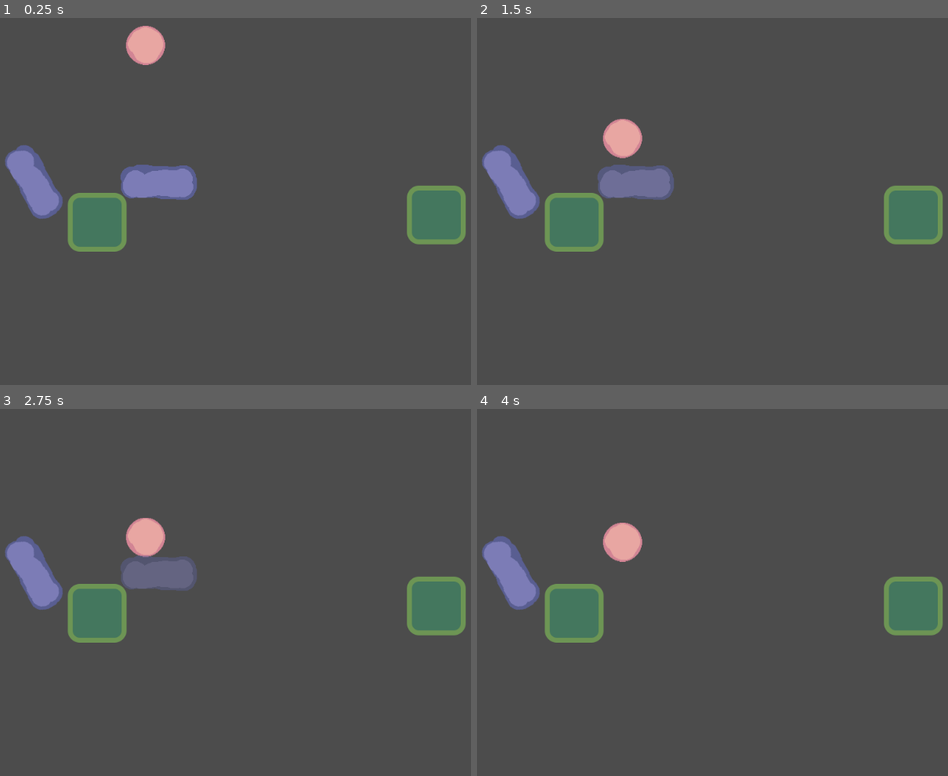
Above: before the commit, frames 1-4 (two rows, left to right).
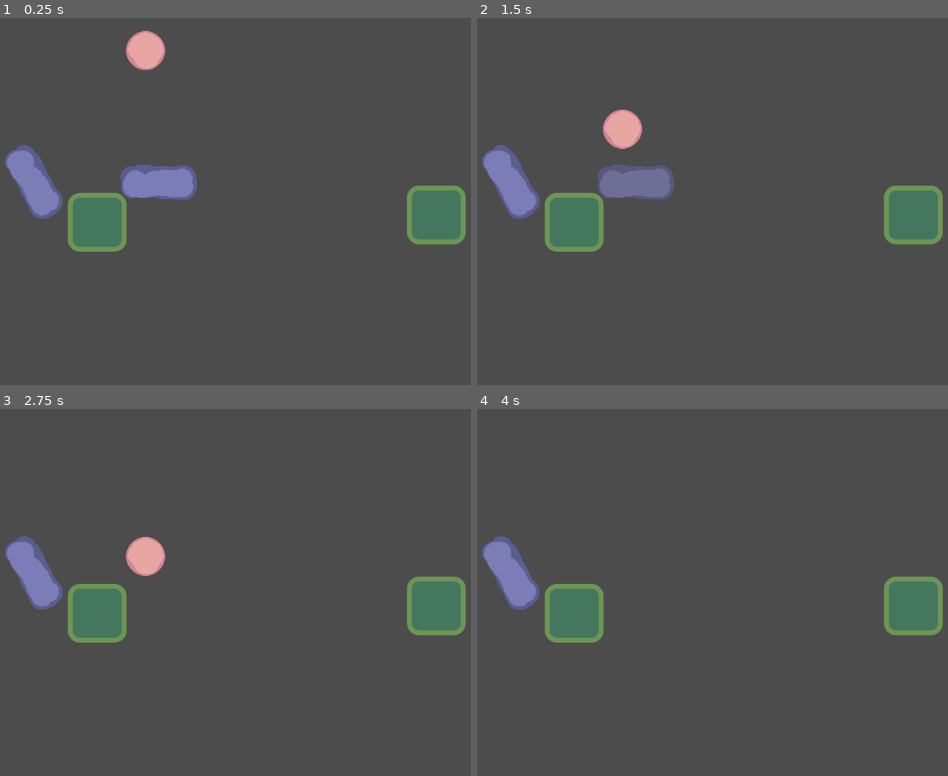
Above: after the commit, the same moments.

Repository: 0xOnyx/UpsiJam2.0
Game: Godot game, scene res://level/level.tscn
Same seed, same stepped clock (60 frames per second), same inputs: the game is played once before the commit and once after it.
Inputs:
- Up to frame 1 (0.25 s): no input
- Up to frame 2 (1.5 s): no input
- Up to frame 3 (2.75 s): no input
- Up to frame 4 (4 s): no input

The runs differ from the first frame. In frame 1, 0.4% of the frame differs, in the area x 26-36%, y 2-15%; in frame 2, 0.5%; in frame 3, 1.9%, in the area x 25-42%, y 29-50%; in frame 4, 0.7%.

Commit message:
ball despawning

Diff:
--- a/ball/ball.gd
+++ b/ball/ball.gd
@@ -20,6 +20,6 @@
 #func _process(delta):
 #	pass
 
-func _on_screen_exit():
-	#print("despawning ball")
+func _on_VisibilityNotifier2D_screen_exited() -> void:
+	print("despawning ball")
 	queue_free()
--- a/ball/ball.tscn
+++ b/ball/ball.tscn
@@ -7,7 +7,7 @@
 radius = 31.0161
 
 [node name="Ball" type="RigidBody2D"]
-gravity_scale = 2.0
+gravity_scale = 5.0
 script = ExtResource( 1 )
 
 [node name="Sprite" type="Sprite" parent="."]
@@ -18,3 +18,8 @@
 
 [node name="Polygon2D" type="Polygon2D" parent="."]
 color = Color( 0.294118, 0.262745, 0.262745, 1 )
+
+[node name="VisibilityNotifier2D" type="VisibilityNotifier2D" parent="."]
+scale = Vector2( 2.7, 2.7 )
+
+[connection signal="viewport_entered" from="VisibilityNotifier2D" to="." method="_on_VisibilityNotifier2D_viewport_entered"]
